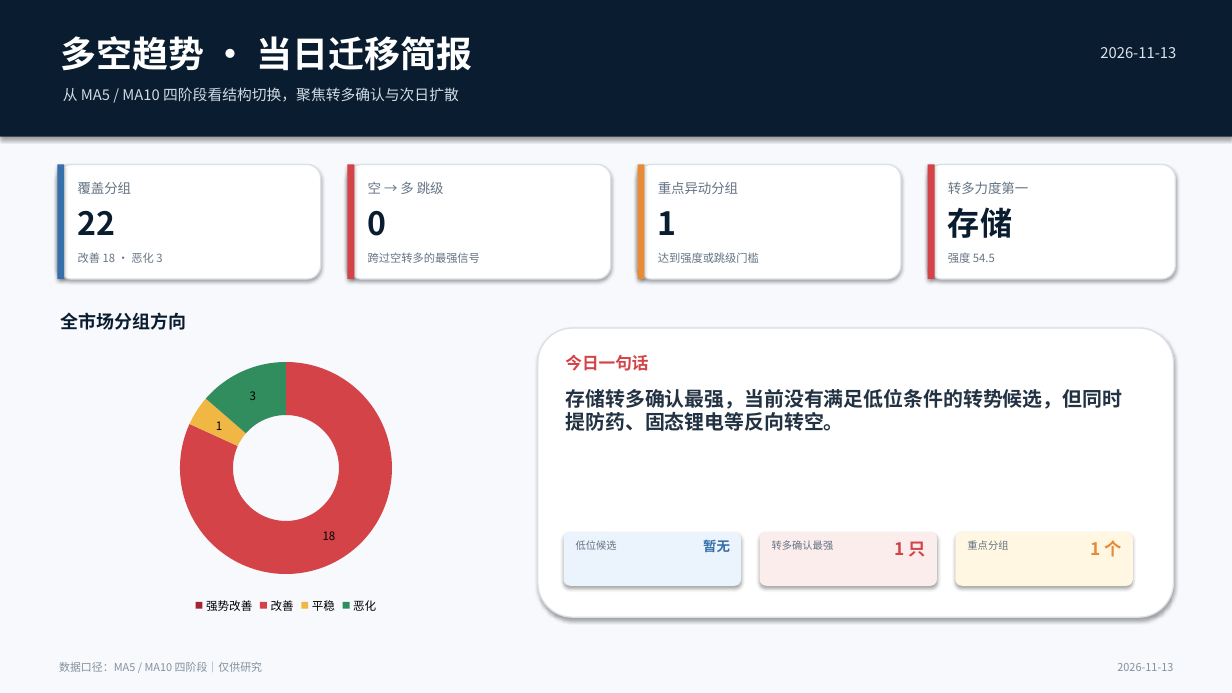
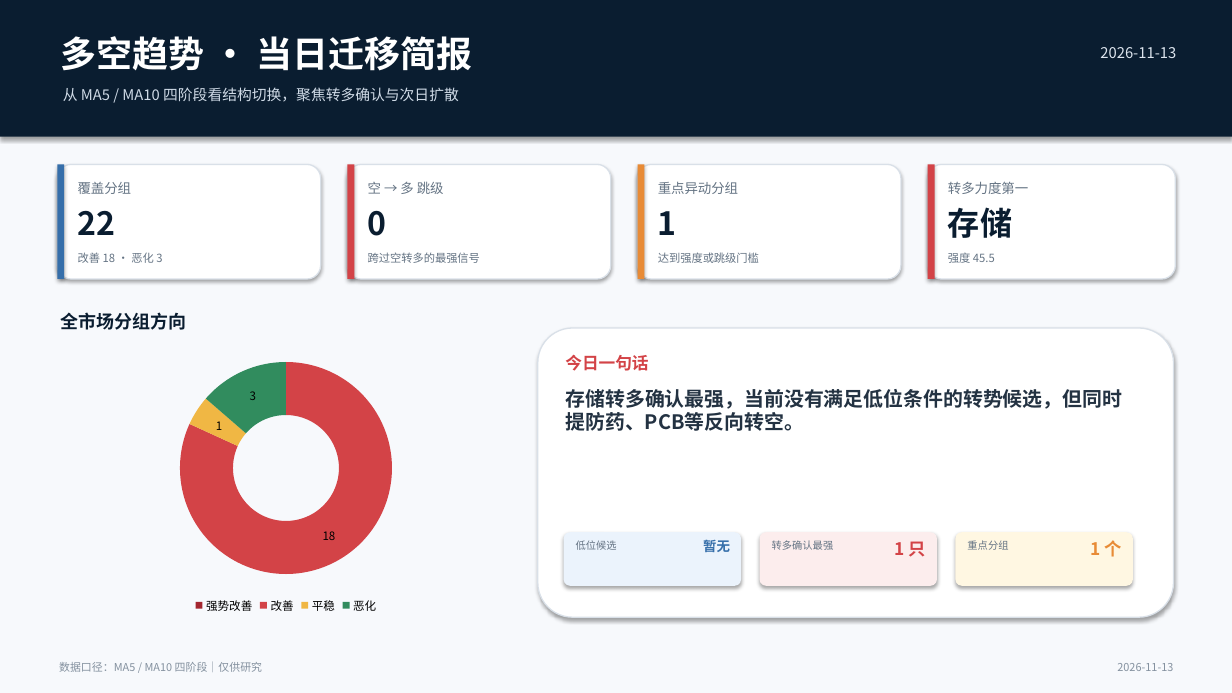
Before and after one commit to nancybhc/a-share-blast-lab, a slide deck: slide 1 of assets/多空阶段简报_2026-11-13.pptx. Drawn at 1232x693 pixels with LibreOffice and Linux fonts; fonts in the diff are those of the drawing. Boxes give left, top, right and bottom in pixels: in the first picture for what was removed or moved away, otherwise in the second. Text is boxed around its words. In the diff, an @@ line names an element or a change of style, - is before the commit and + after.

```diff
--- a/assets/多空阶段简报_2026-11-13.pptx
+++ b/assets/多空阶段简报_2026-11-13.pptx
@@ text at [948,253,995,263]: text changed @@
-强度 54.5
+强度 45.5
@@ text at [566,389,1123,431]: text changed @@
-存储转多确认最强，当前没有满足低位条件的转势候选，但同时提防药、固态锂电等反向转空。
+存储转多确认最强，当前没有满足低位条件的转势候选，但同时提防药、PCB等反向转空。
```
Also in this commit, not shown: 3 other slides changed, 13 other files.
